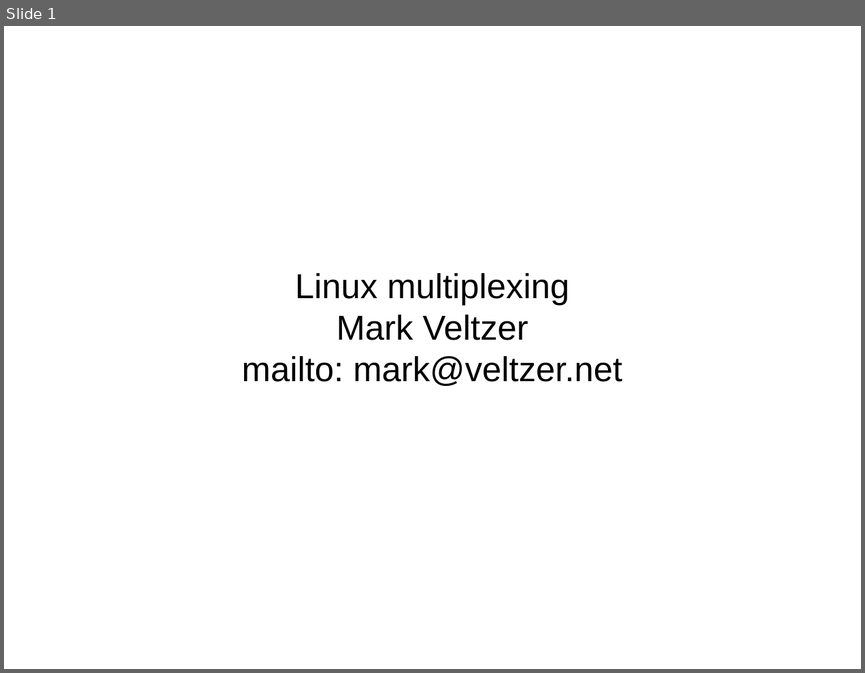
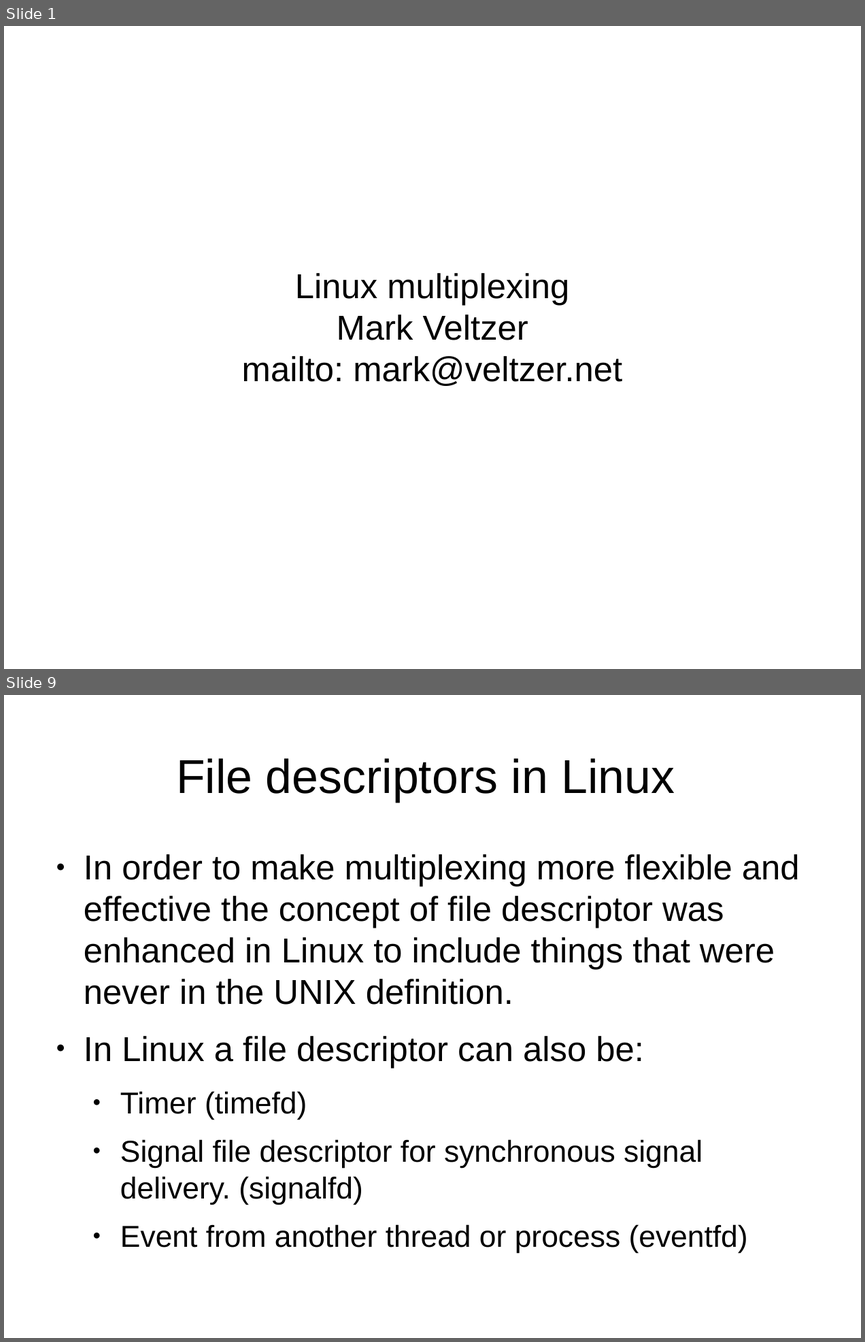
Before and after one commit to veltzer/demos, a slide deck: cpp/multi_core/linux_multiplexing.odp. Shown one above the other, each under a label of ours: slide 1 before the commit, slides 1 and 9 after it; the slides between them are not shown. The pictures are 865x673 and 865x1342 pixels, drawn with LibreOffice and Linux fonts; fonts in the diff are those of the drawing. Boxes give left, top, right and bottom in pixels: in the first picture for what was removed or moved away, otherwise in the second. Text is boxed around its words. In the diff, an @@ line names an element or a change of style, - is before the commit and + after.

Commit message:
added timerfd example

```diff
--- a/cpp/multi_core/linux_multiplexing.odp
+++ b/cpp/multi_core/linux_multiplexing.odp
@@ slide 9 added at (4, 695, 861, 1338), background #FFFFFF @@
@@ title added at (176, 758, 674, 802), 44 pt, text #000000 @@
+File descriptors in Linux
@@ text added at (84, 854, 800, 1253), 32 pt, text #000000 @@
+● In order to make multiplexing more flexible and effective the concept of file descriptor was enhanced in Linux to include things that were never in the UNIX definition.
+● In Linux a file descriptor can also be:
+  ● Timer (timefd)
+  ● Signal file descriptor for synchronous signal delivery. (signalfd)
+  ● Event from another thread or process (eventfd)
```
Also in this commit, not shown: 8 other slides added, 1 slide removed, 1 other file.
